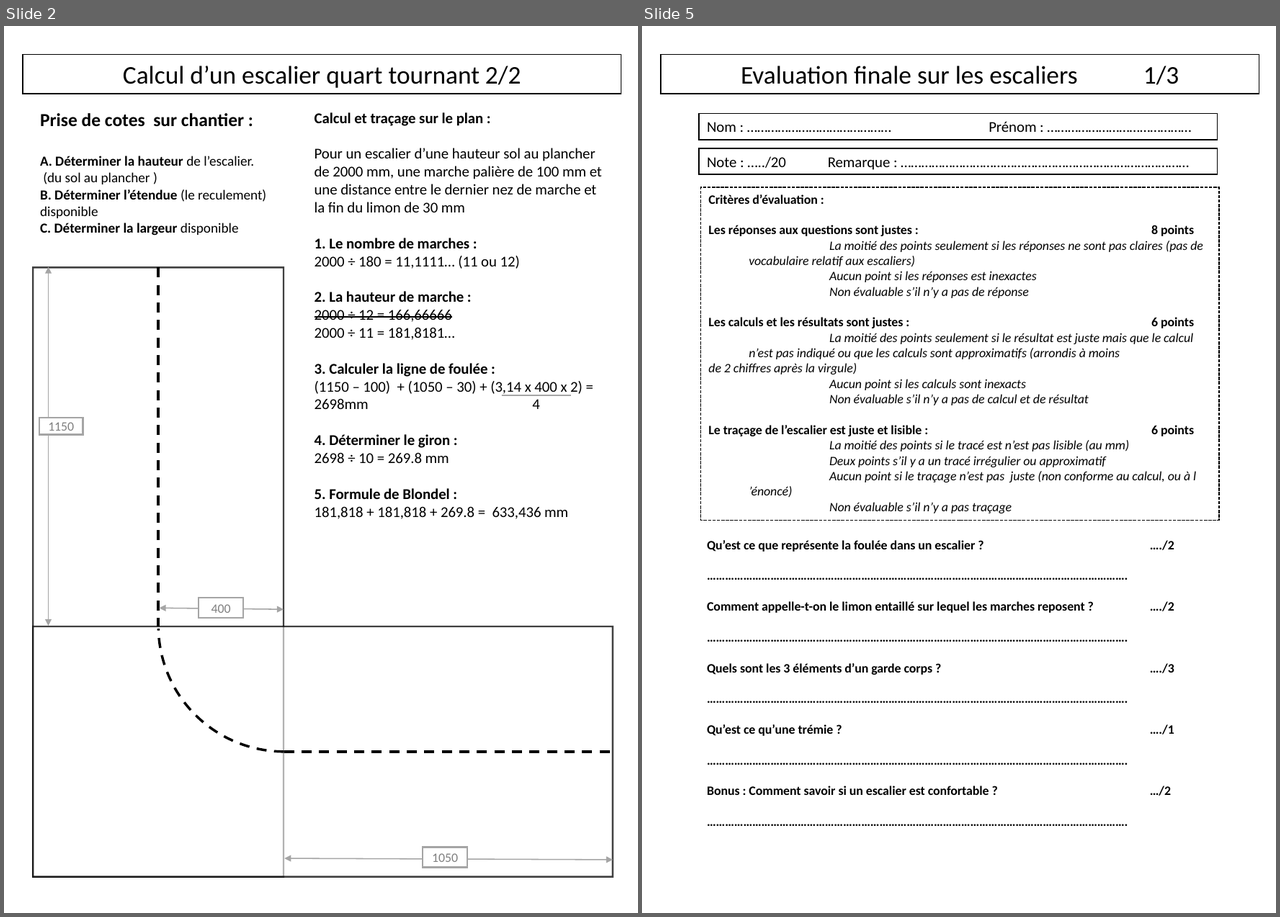
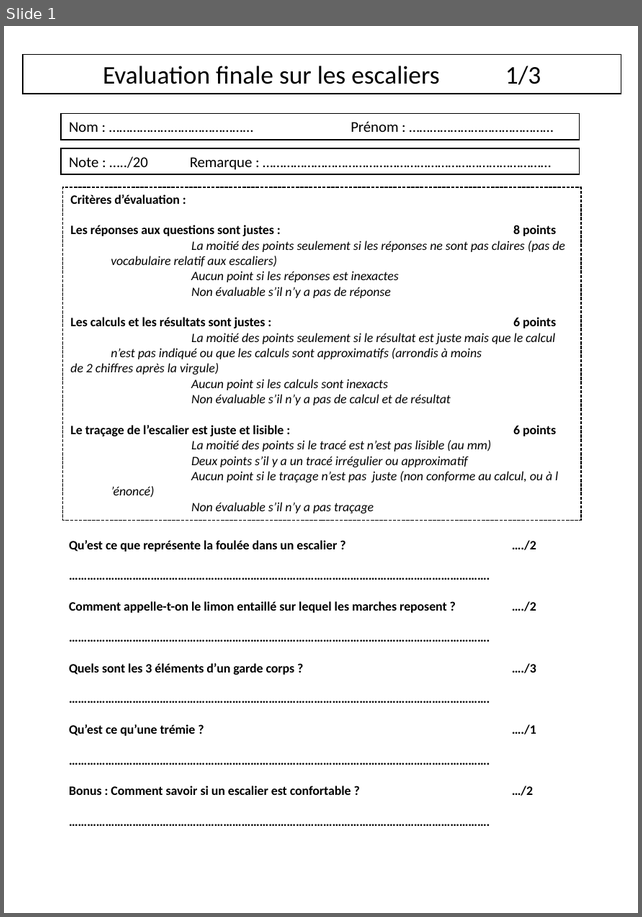
Before and after one commit to kduchevreuil/Cours-Menuiserie, a slide deck: escaliers.pptx. Shown side by side, each under a label of ours: slides 2 and 5 before the commit, slide 1 after it; the slides between them are not shown. The pictures are 1280x917 and 642x917 pixels, drawn with LibreOffice and Linux fonts; fonts in the diff are those of the drawing. Boxes give left, top, right and bottom in pixels: in the first picture for what was removed or moved away, otherwise in the second. Text is boxed around its words. In the diff, an @@ line names an element or a change of style, - is before the commit and + after.

```diff
--- a/escaliers.pptx
+++ b/escaliers.pptx
@@ slide 2 removed at [4,26,638,913], background #FFFFFF @@
@@ rectangle removed at [23,54,621,94] @@
-Calcul d’un escalier quart tournant 2/2
@@ text removed at [40,113,266,236] @@
-Prise de cotes sur chantier :
-A. Déterminer la hauteur de l’escalier.
-(du sol au plancher )
-B. Déterminer l’étendue (le reculement) disponible
-C. Déterminer la largeur disponible
@@ text removed at [314,112,602,519] @@
-Calcul et traçage sur le plan :
-Pour un escalier d’une hauteur sol au plancher de 2000 mm, une marche palière de 100 mm et une distance entre le dernier nez de marche et la fin du limon de 30 mm
-1. Le nombre de marches :
-2000 ÷ 180 = 11,1111… (11 ou 12)
-2. La hauteur de marche :
-2000 ÷ 12 = 166,66666
-2000 ÷ 11 = 181,8181…
-3. Calculer la ligne de foulée :
-(1150 – 100) + (1050 – 30) + (3,14 x 400 x 2) = 2698mm 4
-4. Déterminer le giron :
-2698 ÷ 10 = 269.8 mm
-5. Formule de Blondel :
-181,818 + 181,818 + 269.8 = 633,436 mm
@@ rectangle removed at [33,267,283,877] @@
@@ double arrow removed from (48, 266) to (48, 626) @@
@@ line removed from (159, 267) to (159, 626) @@
@@ line removed from (502, 395) to (571, 395) @@
@@ rectangle removed at [39,418,83,435] @@
-1150
@@ arc (boxed as its full ellipse) removed at [159,500,411,752] @@
@@ double arrow removed from (283, 610) to (160, 608) @@
@@ rectangle removed at [199,598,243,619] @@
-400
@@ rectangle removed at [33,626,612,877] @@
@@ line removed from (284, 752) to (612, 752) @@
@@ double arrow removed from (612, 860) to (284, 859) @@
@@ rectangle removed at [422,848,467,868] @@
-1050
@@ what was slide 5 is now slide 1 @@
```
Also in this commit, not shown: 1 slide changed, 3 other slides removed, 4 other files.
